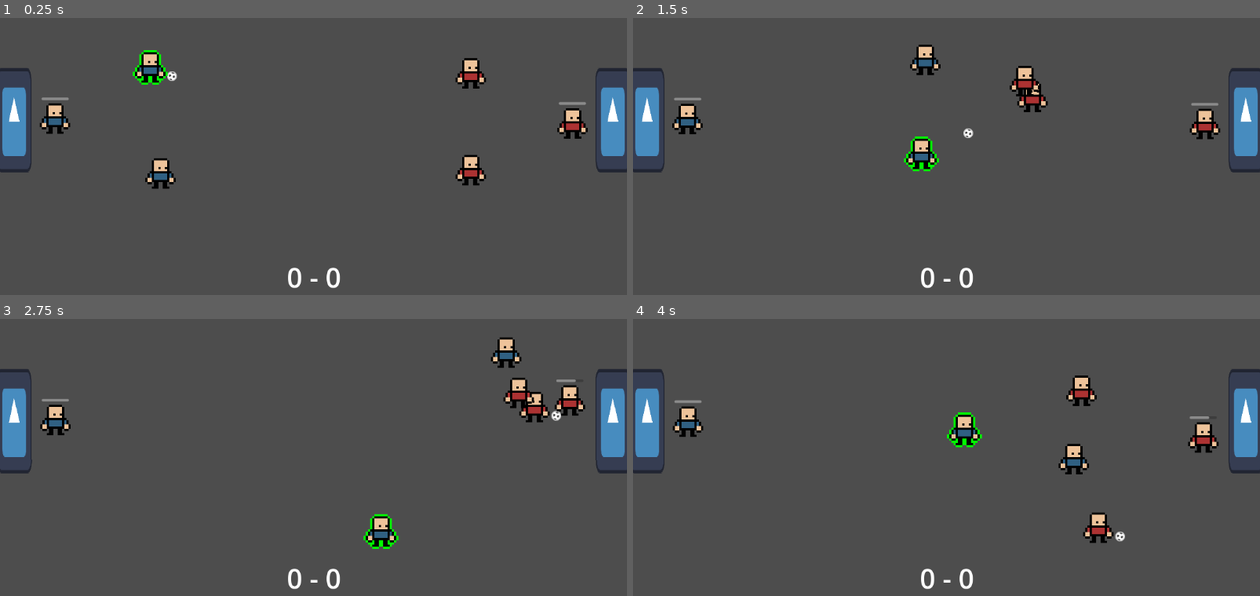
Above: before the commit, frames 1-4 (two rows, left to right).
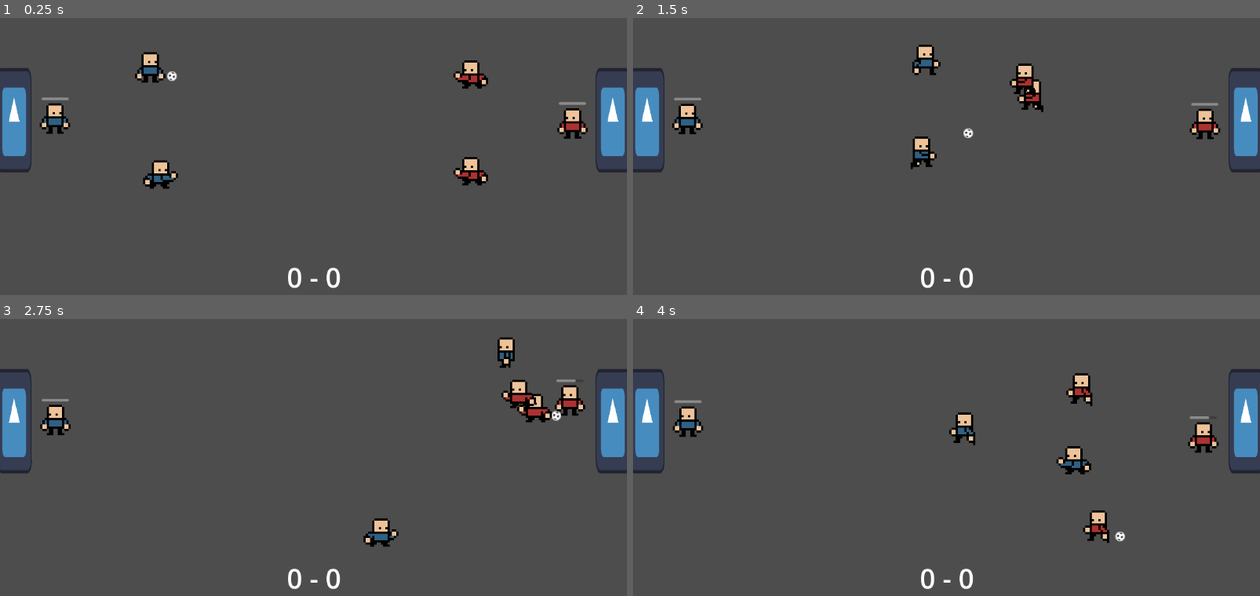
Above: after the commit, the same moments.

Repository: david8zhang/spooky-soccer
Game: Godot game, scene res://scenes/Main.tscn
Two runs of this game, one before a commit and one after it. Both use one fixed random seed, a clock stepped at 60 frames per second and the inputs below. The engine's default icon, where the game draws it, is replaced by a stand-in: a white triangle on a blue panel in a dark square.
Inputs:
- Up to frame 1 (0.25 s): no input
- Up to frame 2 (1.5 s): hold Right (move_right) 0.53-1.28 s; tap Space (pass) at 0.6 s; hold Down (move_down) from 1.28 s (still down); tap F (shoot) at 1.35 s
- Up to frame 3 (2.75 s): release Down (move_down) at 2.03 s; hold Right (move_right) from 2.03 s (still down); tap X (steal) at 2.1 s
- Up to frame 4 (4 s): release Right (move_right) at 2.78 s; hold Up (move_up) 2.78-3.53 s; tap Space (pass) at 2.85 s; hold Left (move_left) from 3.53 s (still down); tap F (shoot) at 3.6 s

The runs differ from the first frame. In frame 1, 1.0% of the frame differs, in the area x 21-93%, y 11-62%; in frame 2, 0.9%; in frame 3, 1.0%; in frame 4, 1.1%, in the area x 7-77%, y 19-82%.

Commit message:
added idle, run animations

Diff:
--- /dev/null
+++ b/animations/cpu-field-player.tres
@@ -0,0 +1,142 @@
+[gd_resource type="SpriteFrames" load_steps=21 format=3 uid="uid://cpu1fshi8u48h"]
+
+[ext_resource type="Texture2D" uid="uid://b6h8xl4qexsj" path="res://sprites/base-player/idle-cpu.png" id="1_30lc3"]
+[ext_resource type="Texture2D" uid="uid://clrlqegvil3s1" path="res://sprites/base-player/run-cpu.png" id="2_bwgtl"]
+[ext_resource type="Texture2D" uid="uid://b6mxyrbvjgh2g" path="res://sprites/base-player/kick-cpu.png" id="2_nr0pg"]
+
+[sub_resource type="AtlasTexture" id="AtlasTexture_0rtqj"]
+atlas = ExtResource("1_30lc3")
+region = Rect2(0, 0, 16, 18)
+
+[sub_resource type="AtlasTexture" id="AtlasTexture_bc33y"]
+atlas = ExtResource("1_30lc3")
+region = Rect2(16, 0, 16, 18)
+
+[sub_resource type="AtlasTexture" id="AtlasTexture_xxrij"]
+atlas = ExtResource("1_30lc3")
+region = Rect2(32, 0, 16, 18)
+
+[sub_resource type="AtlasTexture" id="AtlasTexture_icdqr"]
+atlas = ExtResource("2_nr0pg")
+region = Rect2(0, 0, 16, 18)
+
+[sub_resource type="AtlasTexture" id="AtlasTexture_f86x2"]
+atlas = ExtResource("2_nr0pg")
+region = Rect2(16, 0, 16, 18)
+
+[sub_resource type="AtlasTexture" id="AtlasTexture_gee33"]
+atlas = ExtResource("2_nr0pg")
+region = Rect2(32, 0, 16, 18)
+
+[sub_resource type="AtlasTexture" id="AtlasTexture_ktoro"]
+atlas = ExtResource("2_nr0pg")
+region = Rect2(48, 0, 16, 18)
+
+[sub_resource type="AtlasTexture" id="AtlasTexture_qrb2m"]
+atlas = ExtResource("2_nr0pg")
+region = Rect2(64, 0, 16, 18)
+
+[sub_resource type="AtlasTexture" id="AtlasTexture_xisec"]
+atlas = ExtResource("2_nr0pg")
+region = Rect2(80, 0, 16, 18)
+
+[sub_resource type="AtlasTexture" id="AtlasTexture_0vvw2"]
+atlas = ExtResource("2_bwgtl")
+region = Rect2(0, 0, 16, 18)
+
+[sub_resource type="AtlasTexture" id="AtlasTexture_b8krh"]
+atlas = ExtResource("2_bwgtl")
+region = Rect2(16, 0, 16, 18)
+
+[sub_resource type="AtlasTexture" id="AtlasTexture_dud78"]
+atlas = ExtResource("2_bwgtl")
+region = Rect2(32, 0, 16, 18)
+
+[sub_resource type="AtlasTexture" id="AtlasTexture_edqga"]
+atlas = ExtResource("2_bwgtl")
+region = Rect2(48, 0, 16, 18)
+
+[sub_resource type="AtlasTexture" id="AtlasTexture_36grs"]
+atlas = ExtResource("2_bwgtl")
+region = Rect2(64, 0, 16, 18)
+
+[sub_resource type="AtlasTexture" id="AtlasTexture_bmb32"]
+atlas = ExtResource("2_bwgtl")
+region = Rect2(80, 0, 16, 18)
+
+[sub_resource type="AtlasTexture" id="AtlasTexture_a4ody"]
+atlas = ExtResource("2_bwgtl")
+region = Rect2(96, 0, 16, 18)
+
+[sub_resource type="AtlasTexture" id="AtlasTexture_b38vb"]
+atlas = ExtResource("2_bwgtl")
+region = Rect2(112, 0, 16, 18)
+
+[resource]
+animations = [{
+"frames": [{
+"duration": 1.0,
+"texture": SubResource("AtlasTexture_0rtqj")
+}, {
+"duration": 1.0,
+"texture": SubResource("AtlasTexture_bc33y")
+}, {
+"duration": 1.0,
+"texture": SubResource("AtlasTexture_xxrij")
+}],
+"loop": true,
+"name": &"idle",
+"speed": 5.0
+}, {
+"frames": [{
+"duration": 1.0,
+"texture": SubResource("AtlasTexture_icdqr")
+}, {
+"duration": 1.0,
+"texture": SubResource("AtlasTexture_f86x2")
+}, {
+"duration": 1.0,
+"texture": SubResource("AtlasTexture_gee33")
+}, {
+"duration": 1.0,
+"texture": SubResource("AtlasTexture_ktoro")
+}, {
+"duration": 1.0,
+"texture": SubResource("AtlasTexture_qrb2m")
+}, {
+"duration": 1.0,
+"texture": SubResource("AtlasTexture_xisec")
+}],
+"loop": true,
+"name": &"kick",
+"speed": 5.0
+}, {
+"frames": [{
+"duration": 1.0,
+"texture": SubResource("AtlasTexture_0vvw2")
+}, {
+"duration": 1.0,
+"texture": SubResource("AtlasTexture_b8krh")
+}, {
+"duration": 1.0,
+"texture": SubResource("AtlasTexture_dud78")
+}, {
+"duration": 1.0,
+"texture": SubResource("AtlasTexture_edqga")
+}, {
+"duration": 1.0,
+"texture": SubResource("AtlasTexture_36grs")
+}, {
+"duration": 1.0,
+"texture": SubResource("AtlasTexture_bmb32")
+}, {
+"duration": 1.0,
+"texture": SubResource("AtlasTexture_a4ody")
+}, {
+"duration": 1.0,
+"texture": SubResource("AtlasTexture_b38vb")
+}],
+"loop": true,
+"name": &"run",
+"speed": 5.0
+}]
--- /dev/null
+++ b/animations/player-field-player.tres
@@ -0,0 +1,142 @@
+[gd_resource type="SpriteFrames" load_steps=21 format=3 uid="uid://dx07xptdohsib"]
+
+[ext_resource type="Texture2D" uid="uid://csgwxbjr6fwxv" path="res://sprites/base-player/idle-player.png" id="1_qj34x"]
+[ext_resource type="Texture2D" uid="uid://d24wpare17nnn" path="res://sprites/base-player/kick-player.png" id="2_tjrx7"]
+[ext_resource type="Texture2D" uid="uid://b3rpkroipmrlm" path="res://sprites/base-player/run-player.png" id="3_ruht6"]
+
+[sub_resource type="AtlasTexture" id="AtlasTexture_x14xr"]
+atlas = ExtResource("1_qj34x")
+region = Rect2(0, 0, 16, 18)
+
+[sub_resource type="AtlasTexture" id="AtlasTexture_ip8ke"]
+atlas = ExtResource("1_qj34x")
+region = Rect2(16, 0, 16, 18)
+
+[sub_resource type="AtlasTexture" id="AtlasTexture_c3tp8"]
+atlas = ExtResource("1_qj34x")
+region = Rect2(32, 0, 16, 18)
+
+[sub_resource type="AtlasTexture" id="AtlasTexture_8unml"]
+atlas = ExtResource("2_tjrx7")
+region = Rect2(0, 0, 16, 18)
+
+[sub_resource type="AtlasTexture" id="AtlasTexture_phjoh"]
+atlas = ExtResource("2_tjrx7")
+region = Rect2(16, 0, 16, 18)
+
+[sub_resource type="AtlasTexture" id="AtlasTexture_wca1y"]
+atlas = ExtResource("2_tjrx7")
+region = Rect2(32, 0, 16, 18)
+
+[sub_resource type="AtlasTexture" id="AtlasTexture_kc3tb"]
+atlas = ExtResource("2_tjrx7")
+region = Rect2(48, 0, 16, 18)
+
+[sub_resource type="AtlasTexture" id="AtlasTexture_j2bju"]
+atlas = ExtResource("2_tjrx7")
+region = Rect2(64, 0, 16, 18)
+
+[sub_resource type="AtlasTexture" id="AtlasTexture_plqfw"]
+atlas = ExtResource("2_tjrx7")
+region = Rect2(80, 0, 16, 18)
+
+[sub_resource type="AtlasTexture" id="AtlasTexture_ximmx"]
+atlas = ExtResource("3_ruht6")
+region = Rect2(0, 0, 16, 18)
+
+[sub_resource type="AtlasTexture" id="AtlasTexture_y12de"]
+atlas = ExtResource("3_ruht6")
+region = Rect2(16, 0, 16, 18)
+
+[sub_resource type="AtlasTexture" id="AtlasTexture_6iqu7"]
+atlas = ExtResource("3_ruht6")
+region = Rect2(32, 0, 16, 18)
+
+[sub_resource type="AtlasTexture" id="AtlasTexture_kdbeg"]
+atlas = ExtResource("3_ruht6")
+region = Rect2(48, 0, 16, 18)
+
+[sub_resource type="AtlasTexture" id="AtlasTexture_235sp"]
+atlas = ExtResource("3_ruht6")
+region = Rect2(64, 0, 16, 18)
+
+[sub_resource type="AtlasTexture" id="AtlasTexture_7bmwu"]
+atlas = ExtResource("3_ruht6")
+region = Rect2(80, 0, 16, 18)
+
+[sub_resource type="AtlasTexture" id="AtlasTexture_f525c"]
+atlas = ExtResource("3_ruht6")
+region = Rect2(96, 0, 16, 18)
+
+[sub_resource type="AtlasTexture" id="AtlasTexture_7defn"]
+atlas = ExtResource("3_ruht6")
+region = Rect2(112, 0, 16, 18)
+
+[resource]
+animations = [{
+"frames": [{
+"duration": 1.0,
+"texture": SubResource("AtlasTexture_x14xr")
+}, {
+"duration": 1.0,
+"texture": SubResource("AtlasTexture_ip8ke")
+}, {
+"duration": 1.0,
+"texture": SubResource("AtlasTexture_c3tp8")
+}],
+"loop": true,
+"name": &"idle",
+"speed": 5.0
+}, {
+"frames": [{
+"duration": 1.0,
+"texture": SubResource("AtlasTexture_8unml")
+}, {
+"duration": 1.0,
+"texture": SubResource("AtlasTexture_phjoh")
+}, {
+"duration": 1.0,
+"texture": SubResource("AtlasTexture_wca1y")
+}, {
+"duration": 1.0,
+"texture": SubResource("AtlasTexture_kc3tb")
+}, {
+"duration": 1.0,
+"texture": SubResource("AtlasTexture_j2bju")
+}, {
+"duration": 1.0,
+"texture": SubResource("AtlasTexture_plqfw")
+}],
+"loop": true,
+"name": &"kick",
+"speed": 5.0
+}, {
+"frames": [{
+"duration": 1.0,
+"texture": SubResource("AtlasTexture_ximmx")
+}, {
+"duration": 1.0,
+"texture": SubResource("AtlasTexture_y12de")
+}, {
+"duration": 1.0,
+"texture": SubResource("AtlasTexture_6iqu7")
+}, {
+"duration": 1.0,
+"texture": SubResource("AtlasTexture_kdbeg")
+}, {
+"duration": 1.0,
+"texture": SubResource("AtlasTexture_235sp")
+}, {
+"duration": 1.0,
+"texture": SubResource("AtlasTexture_7bmwu")
+}, {
+"duration": 1.0,
+"texture": SubResource("AtlasTexture_f525c")
+}, {
+"duration": 1.0,
+"texture": SubResource("AtlasTexture_7defn")
+}],
+"loop": true,
+"name": &"run",
+"speed": 5.0
+}]
--- a/prefabs/CPUFieldPlayer.tscn
+++ b/prefabs/CPUFieldPlayer.tscn
@@ -3,7 +3,7 @@
 [ext_resource type="Script" path="res://scripts/CPUFieldPlayer.gd" id="1_k72m6"]
 [ext_resource type="PackedScene" uid="uid://hs88tdqlwcn7" path="res://prefabs/CPUFieldPlayerAI.tscn" id="2_4laok"]
 [ext_resource type="PackedScene" uid="uid://bvwulw0o1p2y6" path="res://prefabs/ContextMap.tscn" id="2_vai8v"]
-[ext_resource type="SpriteFrames" uid="uid://vthbpqfddnrx" path="res://animations/fp-placeholder.tres" id="4_q2mjv"]
+[ext_resource type="SpriteFrames" uid="uid://cpu1fshi8u48h" path="res://animations/cpu-field-player.tres" id="4_1eytk"]
 
 [sub_resource type="RectangleShape2D" id="RectangleShape2D_8ytxx"]
 size = Vector2(32, 56)
@@ -19,14 +19,16 @@
 
 [node name="ContextMap" parent="." instance=ExtResource("2_vai8v")]
 
-[node name="CPUFieldPlayerAI" parent="." node_paths=PackedStringArray("blackboard") instance=ExtResource("2_4laok")]
-blackboard = NodePath("@Node@19343")
+[node name="CPUFieldPlayerAI" parent="." node_paths=PackedStringArray("blackboard", "actor") instance=ExtResource("2_4laok")]
+blackboard = NodePath("@Node@59592")
+actor = NodePath("..")
 
 [node name="AnimatedSprite2D" type="AnimatedSprite2D" parent="."]
 position = Vector2(0, -4.76837e-07)
 scale = Vector2(4, 4)
-sprite_frames = ExtResource("4_q2mjv")
-animation = &"cpu-placeholder"
+sprite_frames = ExtResource("4_1eytk")
+animation = &"idle"
+autoplay = "idle"
 
 [node name="CollisionShape2D" type="CollisionShape2D" parent="."]
 position = Vector2(0, 4)
--- a/prefabs/PlayerFieldPlayer.tscn
+++ b/prefabs/PlayerFieldPlayer.tscn
@@ -1,19 +1,9 @@
-[gd_scene load_steps=9 format=3 uid="uid://cb8pxunyr2q10"]
+[gd_scene load_steps=7 format=3 uid="uid://cb8pxunyr2q10"]
 
 [ext_resource type="Script" path="res://scripts/PlayerFieldPlayer.gd" id="1_ejapt"]
 [ext_resource type="PackedScene" uid="uid://cihkyuapvdyc" path="res://prefabs/PlayerFieldPlayerAI.tscn" id="2_ede0m"]
 [ext_resource type="PackedScene" uid="uid://bvwulw0o1p2y6" path="res://prefabs/ContextMap.tscn" id="2_xnjla"]
-[ext_resource type="SpriteFrames" uid="uid://vthbpqfddnrx" path="res://animations/fp-placeholder.tres" id="4_e6h0e"]
-[ext_resource type="Shader" path="res://shaders/Outline.gdshader" id="4_owqh8"]
-
-[sub_resource type="ShaderMaterial" id="ShaderMaterial_kqiun"]
-resource_local_to_scene = true
-shader = ExtResource("4_owqh8")
-shader_parameter/color = Color(1, 1, 1, 1)
-shader_parameter/width = 1.0
-shader_parameter/pattern = 0
-shader_parameter/inside = false
-shader_parameter/add_margins = true
+[ext_resource type="SpriteFrames" uid="uid://dx07xptdohsib" path="res://animations/player-field-player.tres" id="5_5wfnc"]
 
 [sub_resource type="RectangleShape2D" id="RectangleShape2D_at8gu"]
 size = Vector2(32, 56)
@@ -27,17 +17,17 @@
 script = ExtResource("1_ejapt")
 
 [node name="PlayerFieldPlayerAI" parent="." node_paths=PackedStringArray("blackboard", "actor") instance=ExtResource("2_ede0m")]
-blackboard = NodePath("@Node@25764")
+blackboard = NodePath("@Node@71150")
 actor = NodePath("..")
 
 [node name="ContextMap" parent="." instance=ExtResource("2_xnjla")]
 
 [node name="AnimatedSprite2D" type="AnimatedSprite2D" parent="."]
-material = SubResource("ShaderMaterial_kqiun")
 position = Vector2(0, -4.76837e-07)
 scale = Vector2(4, 4)
-sprite_frames = ExtResource("4_e6h0e")
-animation = &"player-placeholder"
+sprite_frames = ExtResource("5_5wfnc")
+animation = &"run"
+autoplay = "idle"
 
 [node name="CollisionShape2D" type="CollisionShape2D" parent="."]
 position = Vector2(0, 4)
--- a/scripts/FieldPlayer.gd
+++ b/scripts/FieldPlayer.gd
@@ -194,12 +194,18 @@
 	if is_going_for_steal:
 		return
 	if global_position.distance_to(dest_position) <= is_at_pos_threshold or is_stunned:
+		sprite.play("idle")
 		is_moving_to_position = false
 		linear_velocity = Vector2.ZERO
 	else:
 		is_moving_to_position = true
 		context_map.target_position = dest_position
 		var dir = context_map.best_dir
+		if dir.x <= 0.001:
+			sprite.flip_h = true
+		else:
+			sprite.flip_h = false
+		sprite.play("run")
 		var desired_velocity = dir * FieldPlayer.SPEED
 		var steering_force = desired_velocity - linear_velocity
 		linear_velocity = linear_velocity + (steering_force * 2 * 0.0167)
--- a/scripts/PlayerFieldManager.gd
+++ b/scripts/PlayerFieldManager.gd
@@ -27,9 +27,7 @@
 func select_new_player(field_player: FieldPlayer):
 	if selected_player != null and selected_player != field_player:
 		selected_player.lose_poss_of_ball()
-		selected_player.dehighlight()
 	selected_player = field_player
-	selected_player.highlight()
 
 func all_ready():
 	super.assign_defenders()
--- a/scripts/PlayerFieldPlayer.gd
+++ b/scripts/PlayerFieldPlayer.gd
@@ -4,7 +4,6 @@
 func _physics_process(_delta):
 	var player_field_manager = field_manager as PlayerFieldManager
 	if player_field_manager.selected_player == self:
-		highlight()
 		var new_velocity = Vector2.ZERO
 		if Input.is_action_pressed("move_right"):
 			new_velocity.x += 1
@@ -17,9 +16,16 @@
 		if !is_going_for_steal:
 			linear_velocity = new_velocity.normalized() * SPEED
 
+		if new_velocity.length() != 0:
+			sprite.play("run")
+		else:
+			sprite.play("idle")
+
 		if linear_velocity.x < 0:
+			sprite.flip_h = true
 			curr_direction = Direction.LEFT
 		elif linear_velocity.x > 0:
+			sprite.flip_h = false
 			curr_direction = Direction.RIGHT
 
 		if has_possession:
@@ -32,8 +38,6 @@
 			if Input.is_action_just_pressed("steal"):
 				if can_steal():
 					steal_ball()
-	else:
-		dehighlight()
 	super._physics_process(_delta)
 
 func update_pass_target(curr_velocity: Vector2):
@@ -50,15 +54,6 @@
 	# Update pass target
 	pass_target = closest_player
 
-func dehighlight():
-	var _material = sprite.material as ShaderMaterial
-	_material.set_shader_parameter('width', 0)
-
-func highlight():
-	var _material = sprite.material as ShaderMaterial
-	_material.set_shader_parameter('color', Color(0, 1.0, 0, 1))
-	_material.set_shader_parameter('width', 1)
-
 func take_poss_of_ball():
 	super.take_poss_of_ball()
 	var player_manager = field_manager as PlayerFieldManager
Binary file added: sprites/base-player/idle-cpu.png
Not shown, added: sprites/base-player/idle-cpu.png.import
Binary file added: sprites/base-player/idle-player.png
Not shown, added: sprites/base-player/idle-player.png.import
Binary file added: sprites/base-player/kick-cpu.png
Not shown, added: sprites/base-player/kick-cpu.png.import
Binary file added: sprites/base-player/kick-player.png
Not shown, added: sprites/base-player/kick-player.png.import
Binary file added: sprites/base-player/run-cpu.png
Not shown, added: sprites/base-player/run-cpu.png.import
Binary file added: sprites/base-player/run-player.png
Not shown, added: sprites/base-player/run-player.png.import
